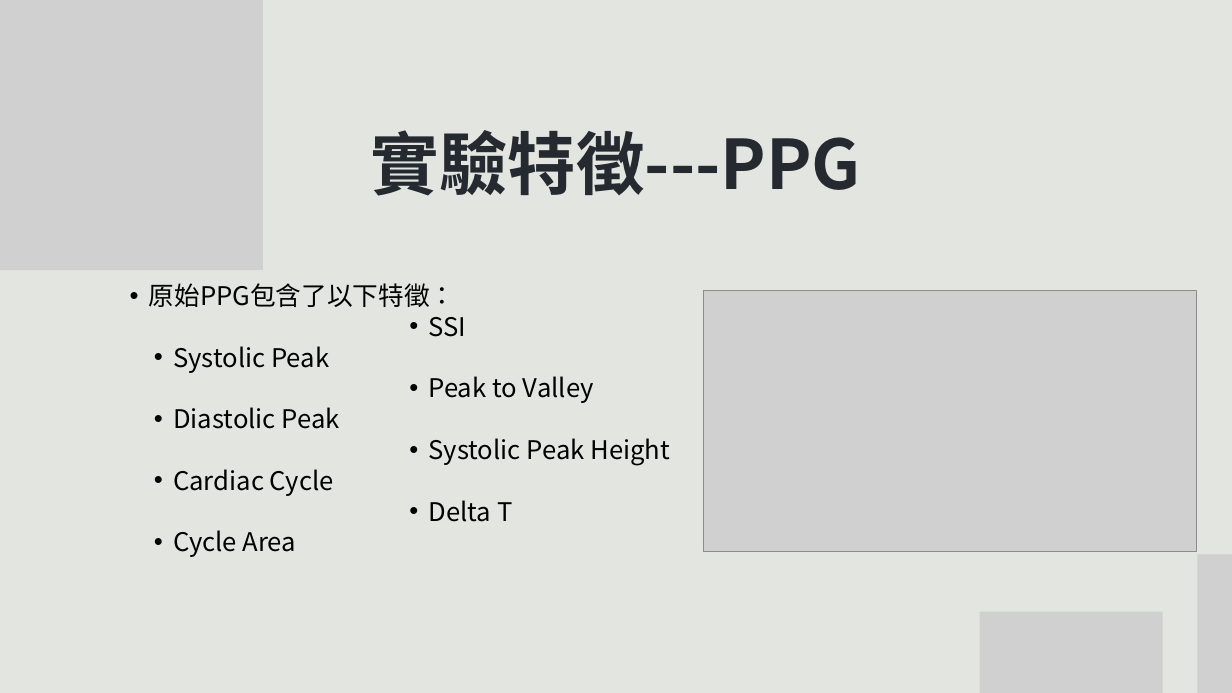
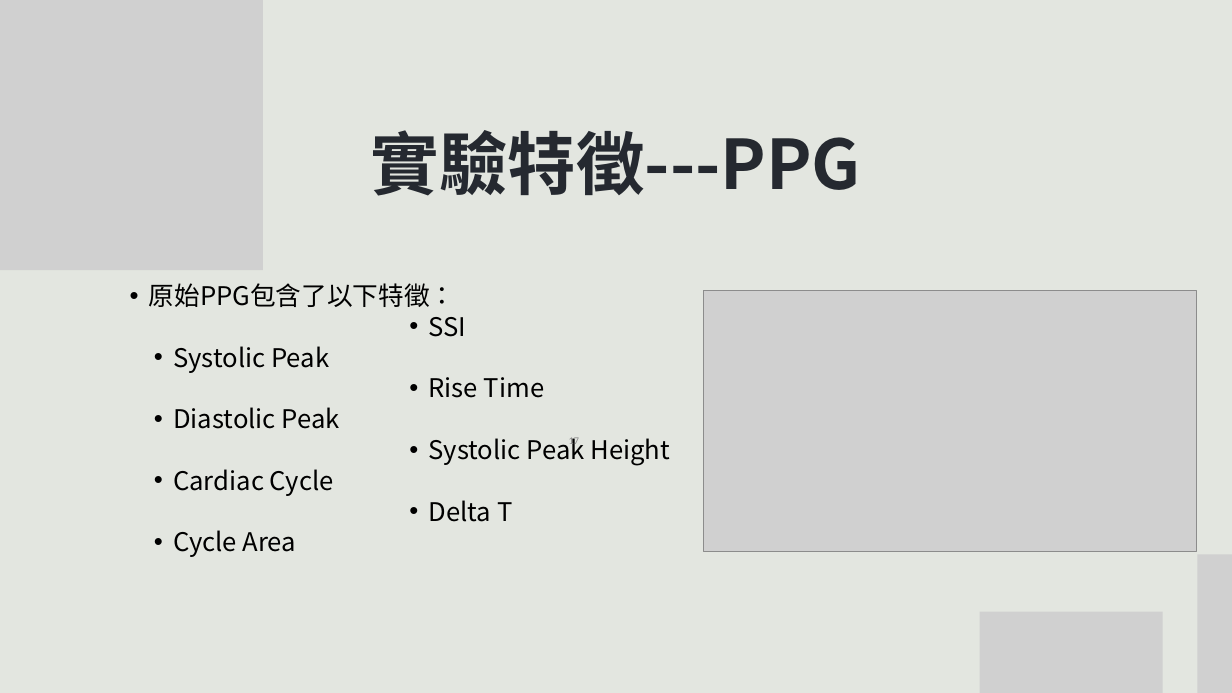
Before and after one commit to m11217045/PPG, a slide deck: slide 17 of 碩論/20250602論文ppt_卓宏旭.pptx. Drawn at 1232x693 pixels with LibreOffice and Linux fonts; fonts in the diff are those of the drawing; grey boxes stand for pictures. Boxes give left, top, right and bottom in pixels: in the first picture for what was removed or moved away, otherwise in the second. Text is boxed around its words. In the diff, an @@ line names an element or a change of style, - is before the commit and + after.

```diff
--- a/碩論/20250602論文ppt_卓宏旭.pptx
+++ b/碩論/20250602論文ppt_卓宏旭.pptx
@@ text at <box>429,377,544,398</box>: text changed @@
-• Peak to Valley
+• Rise Time
@@ page number added at <box>569,437,579,448</box>, 12 pt, text #8C8C8C @@
+17
```
Also in this commit, not shown: 50 other slides changed.
